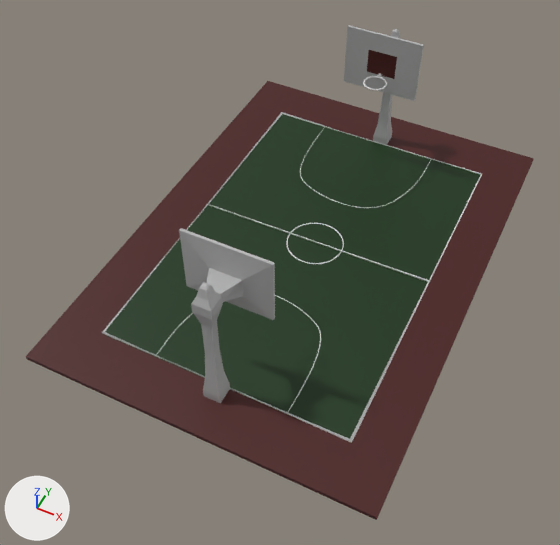
An edit to the glTF model static/models/basketSahasi/basket_sahasi.glb, drawn before and after from the same camera.
One viewpoint serves both versions: a 50 mm camera at (5.63, -15.67, 18.8) aimed at (-1.18, -2.04, 1.76). The axes (+X, +Y, +Z) are drawn at lower left. The lights are the same throughout. The older version comes first. Where no turn or scale is listed for an object, it has been applied to the vertices.

Names of what the first picture shows: 'BezierCurve', 'Cube' and 4 more.
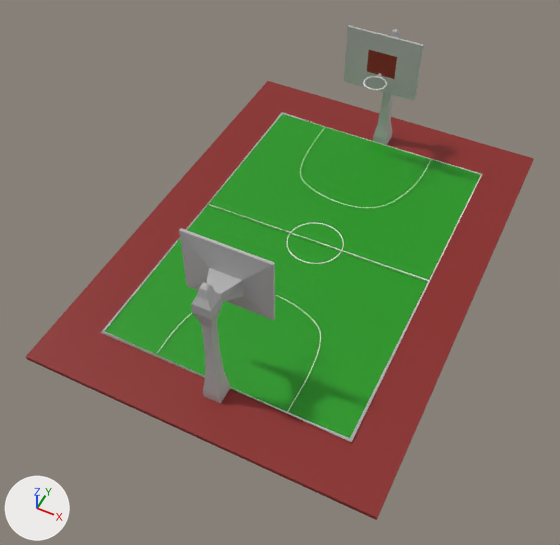
The newer file is also rescaled (x0.75), turned or shifted as a whole; pictures and numbers use the older file's frame.

The edits, one by one:
Material 'Material.001' (mat_material_001) changes colour from dark red #471210 to red #89231f; in linear values from (0.0637, 0.00603, 0.00524) to (0.251, 0.0164, 0.0137).
Material 'Material.002' (mat_material_002) changes colour from dark green #073004 to green #16960e; in linear values from (0.00214, 0.0291, 0.00135) to (0.00814, 0.305, 0.0044).

Location of each change, [x1, y1, x2, y2] in pixels of the pictures (560 x 545 px):
'Cube', recoloured (lighter)
    both: [26, 47, 534, 520]
